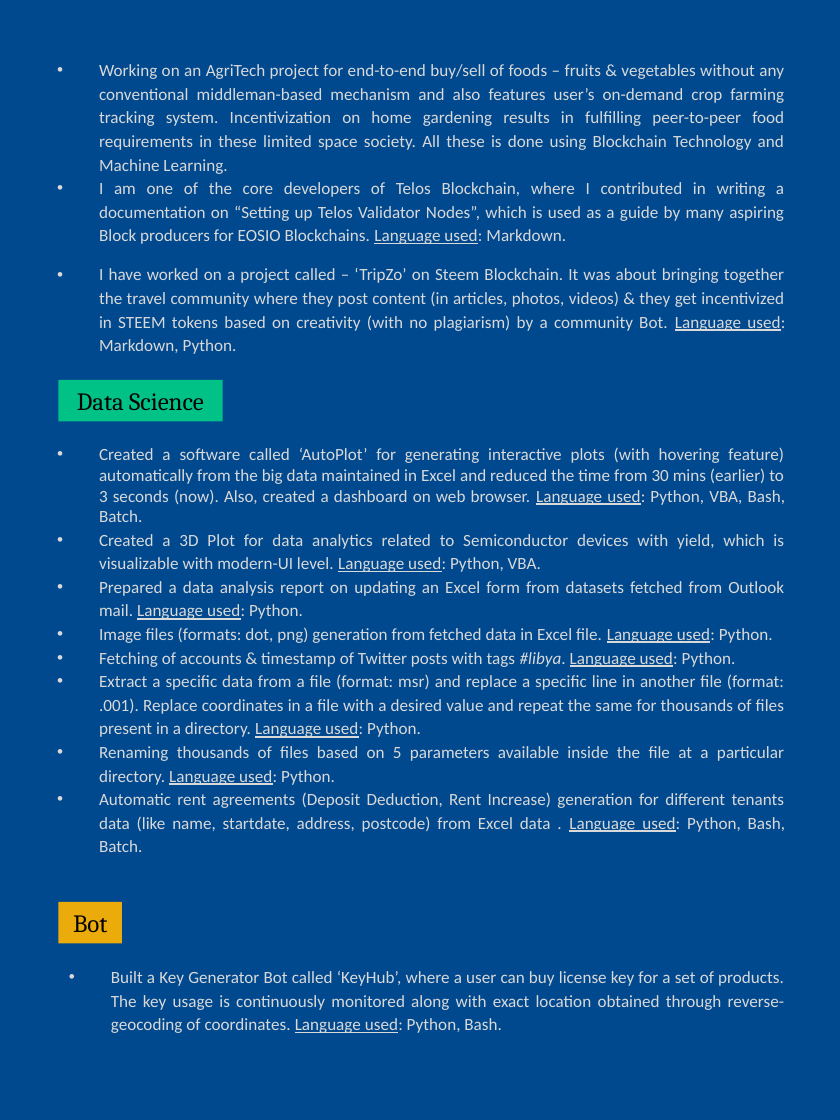
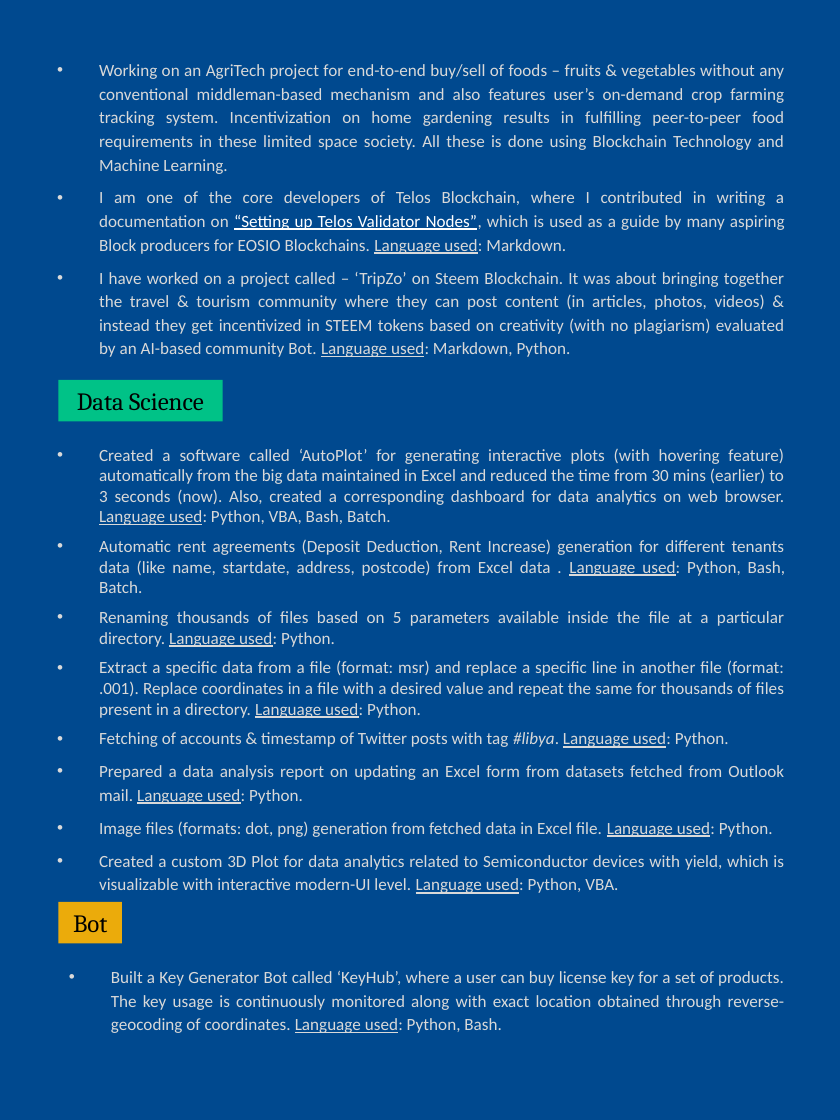
Before and after one commit to abhi3700/my_resume, a slide deck: slide 3 of my_resume.pptx. Drawn at 840x1120 pixels with LibreOffice and Linux fonts; fonts in the diff are those of the drawing. Boxes give left, top, right and bottom in pixels: in the first picture for what was removed or moved away, otherwise in the second. Text is boxed around its words. In the diff, an @@ line names an element or a change of style, - is before the commit and + after.

```diff
--- a/my_resume.pptx
+++ b/my_resume.pptx
@@ text at (99,64,785,254): text colour #D9D9D9 to #FFFFFF, underline on in "“Setting up Telos Validator Nodes”,"; more space between paragraphs; less space between paragraphs @@
@@ text at (99,272,784,357): text changed @@
-• I have worked on a project called – ‘TripZo’ on Steem Blockchain. It was about bringing together the travel community where they post content (in articles, photos, videos) & they get incentivized in STEEM tokens based on creativity (with no plagiarism) by a community Bot. Language used: Markdown, Python.
+• I have worked on a project called – ‘TripZo’ on Steem Blockchain. It was about bringing together the travel & tourism community where they can post content (in articles, photos, videos) & instead they get incentivized in STEEM tokens based on creativity (with no plagiarism) evaluated by an AI-based community Bot. Language used: Markdown, Python.
@@ text at (99,448,785,748): text changed @@
-• Created a software called ‘AutoPlot’ for generating interactive plots (with hovering feature) automatically from the big data maintained in Excel and reduced the time from 30 mins (earlier) to 3 seconds (now). Also, created a dashboard on web browser. Language used: Python, VBA, Bash, Batch.
-• Created a 3D Plot for data analytics related to Semiconductor devices with yield, which is visualizable with modern-UI level. Language used: Python, VBA.
+• Created a software called ‘AutoPlot’ for generating interactive plots (with hovering feature) automatically from the big data maintained in Excel and reduced the time from 30 mins (earlier) to 3 seconds (now). Also, created a corresponding dashboard for data analytics on web browser. Language used: Python, VBA, Bash, Batch.
+• Automatic rent agreements (Deposit Deduction, Rent Increase) generation for different tenants data (like name, startdate, address, postcode) from Excel data . Language used: Python, Bash, Batch.
+• Renaming thousands of files based on 5 parameters available inside the file at a particular directory. Language used: Python.
+• Extract a specific data from a file (format: msr) and replace a specific line in another file (format: .001). Replace coordinates in a file with a desired value and repeat the same for thousands of files present in a directory. Language used: Python.
+• Fetching of accounts & timestamp of Twitter posts with tag #libya. Language used: Python.
@@ text at (99,765,784,837): more space between paragraphs @@
@@ text at (99,855,784,894): text changed @@
-• Fetching of accounts & timestamp of Twitter posts with tags #libya. Language used: Python.
-• Extract a specific data from a file (format: msr) and replace a specific line in another file (format: .001). Replace coordinates in a file with a desired value and repeat the same for thousands of files present in a directory. Language used: Python.
-• Renaming thousands of files based on 5 parameters available inside the file at a particular directory. Language used: Python.
-• Automatic rent agreements (Deposit Deduction, Rent Increase) generation for different tenants data (like name, startdate, address, postcode) from Excel data . Language used: Python, Bash, Batch.
+• Created a custom 3D Plot for data analytics related to Semiconductor devices with yield, which is visualizable with interactive modern-UI level. Language used: Python, VBA.
```
Also in this commit, not shown: 2 other slides changed.
